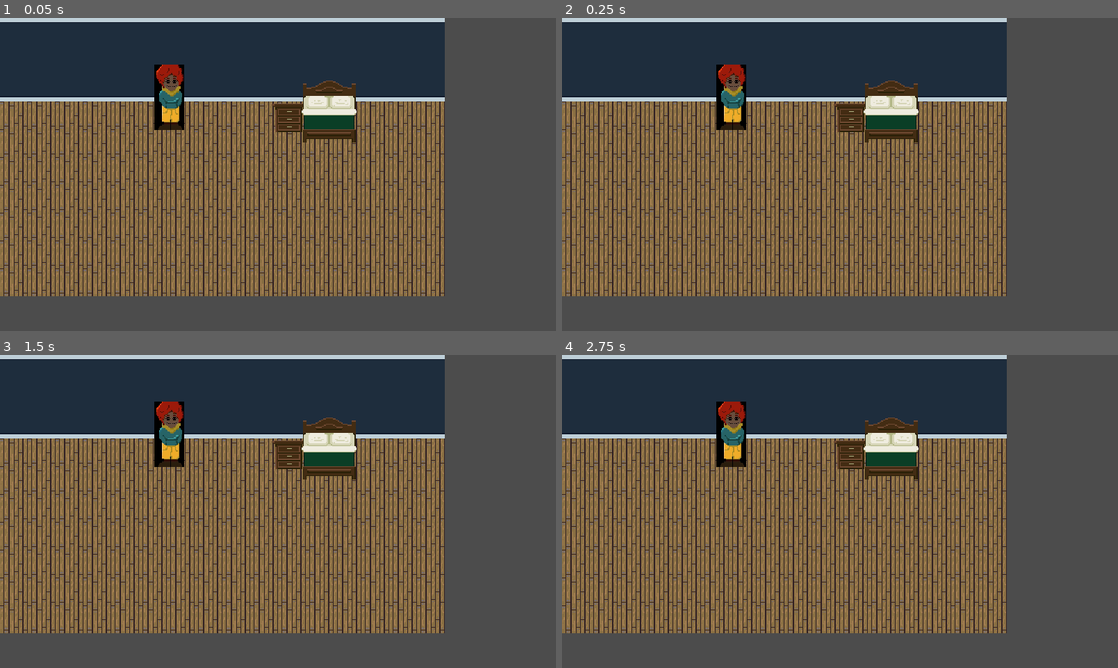
Above: before the commit, frames 1-4 (two rows, left to right).
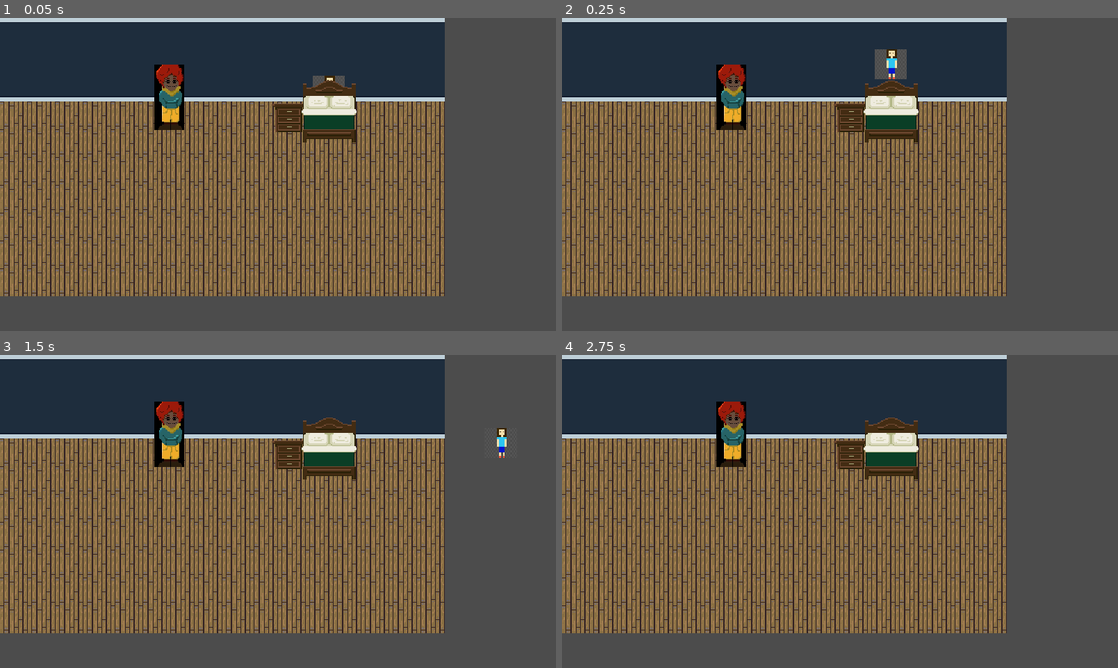
Above: after the commit, the same moments.

Repository: guimafelipe/rpg-game
Game: Godot game, scene res://Levels/TestWorld.tscn
The game is run twice, just before and just after one commit, with the same random seed, the same clock (stepped at 60 frames per second) and the same inputs. The engine's default icon, where the game draws it, is replaced by a stand-in: a white triangle on a blue panel in a dark square.
Inputs:
- Up to frame 1 (0.05 s): no input
- Up to frame 2 (0.25 s): no input
- Up to frame 3 (1.5 s): tap Enter (ui_accept) at 0.5, 0.77 s
- Up to frame 4 (2.75 s): tap Enter (ui_accept) at 1.52, 2 s

The runs differ from the first frame. In frame 1, 0.1% of the frame differs, in the area x 56-62%, y 18-22%; in frame 2, 0.5%, in the area x 56-62%, y 10-20%; in frame 3, 0.1%; in frame 4, nothing differs.

Commit message:
first cutscene

Diff:
--- a/Cutscene.gd
+++ b/Cutscene.gd
@@ -4,6 +4,14 @@
 onready var inventory_window = get_parent().get_node("InventoryWindow")
 onready var dialogue_box = get_parent().get_node("DialogueBox")
 
+func finish():
+	inventory_window.set_in_cutscene(false)
+	dialogue_box.set_in_cutscene(false)
+
+func start():
+	inventory_window.set_in_cutscene(true)
+	#dialogue_box.set_in_cutscene(false)
+
 # virtual function
 func execute():
 	pass
--- a/Levels/Cutscene.gd
+++ b/Levels/Cutscene.gd
@@ -1,6 +1,26 @@
 extends Cutscene
 
 func execute():
+	start()
+
 	var luiz = get_node("../World/Luiz")
+	luiz.set_state_cutscene()
+
 	var npc =  get_node("../World/NPC")
-	luiz.set_state_cutscene()
+
+	var tween = $Tween
+	var anim = $AnimationPlayer
+	tween.interpolate_property(npc, "position:y", npc.position.y,
+			npc.position.y-50, 0.4, Tween.TRANS_CUBIC, Tween.EASE_OUT)
+
+	tween.start()
+	yield(tween, "tween_completed")
+	tween.interpolate_property(npc, "position:y", npc.position.y,
+			npc.position.y+50, 0.4, Tween.TRANS_CUBIC, Tween.EASE_IN)
+	tween.start()
+	yield(tween, "tween_completed")
+	anim.play("LittleNPCJump")
+	yield(anim, "animation_finished")
+
+	luiz.set_state_idle()
+	finish()
--- a/Levels/TestWorld.gd
+++ b/Levels/TestWorld.gd
@@ -1,16 +1,6 @@
 extends GameScene
 
+onready var cutscene = $Cutscene
 
-# Declare member variables here. Examples:
-# var a = 2
-# var b = "text"
-
-
-# Called when the node enters the scene tree for the first time.
 func _ready():
-	pass # Replace with function body.
-
-
-# Called every frame. 'delta' is the elapsed time since the previous frame.
-#func _process(delta):
-#	pass
+	cutscene.execute()
--- a/Levels/TestWorld.tscn
+++ b/Levels/TestWorld.tscn
@@ -27,6 +27,22 @@
 [sub_resource type="RectangleShape2D" id=4]
 resource_local_to_scene = true
 extents = Vector2( 16, 16 )
+
+[sub_resource type="Animation" id=5]
+resource_name = "LittleNPCJump"
+length = 1.1
+tracks/0/type = "value"
+tracks/0/path = NodePath("../World/NPC:position")
+tracks/0/interp = 1
+tracks/0/loop_wrap = false
+tracks/0/imported = false
+tracks/0/enabled = true
+tracks/0/keys = {
+"times": PoolRealArray( 0, 1.1 ),
+"transitions": PoolRealArray( 1, 1 ),
+"update": 0,
+"values": [ Vector2( 378.248, 100.25 ), Vector2( 689.864, 101.27 ) ]
+}
 
 [node name="TestWorld" type="Node2D"]
 script = ExtResource( 10 )
@@ -102,3 +118,6 @@
 script = ExtResource( 7 )
 
 [node name="AnimationPlayer" type="AnimationPlayer" parent="Cutscene"]
+anims/LittleNPCJump = SubResource( 5 )
+
+[node name="Tween" type="Tween" parent="Cutscene"]
--- a/UI/Dialogue/DialogueBox.gd
+++ b/UI/Dialogue/DialogueBox.gd
@@ -12,9 +12,15 @@
 onready var textbox = $RichTextLabel
 onready var tween = $Tween
 
+var in_cutscene = false
+
 func finish_conversation():
 	emit_signal("dialogue_finished")
 	hide()
+
+
+func set_in_cutscene(val: bool):
+	in_cutscene = val
 
 
 func go_next():
@@ -56,6 +62,9 @@
 
 
 func _process(_delta):
+	if in_cutscene:
+		return
+
 	if Input.is_action_just_pressed("ui_accept") and can_go:
 		print("oi")
 		go_next()
--- a/UI/Inventory/InventoryWindow.gd
+++ b/UI/Inventory/InventoryWindow.gd
@@ -5,11 +5,20 @@
 signal inventory_opened
 
 var dialogue_box
+var in_cutscene = false
+
+
+func set_in_cutscene(val : bool):
+	in_cutscene = val
+
 
 func set_dialogue_box(_dialogue_box):
 	dialogue_box = _dialogue_box
 
 func _process(_delta):
+	if in_cutscene:
+		return
+
 	if Input.is_action_just_pressed("ui_cancel"):
 		if visible:
 			hide()
Not shown: 1 places in Levels/TestWorld.tscn that only renumber resources
